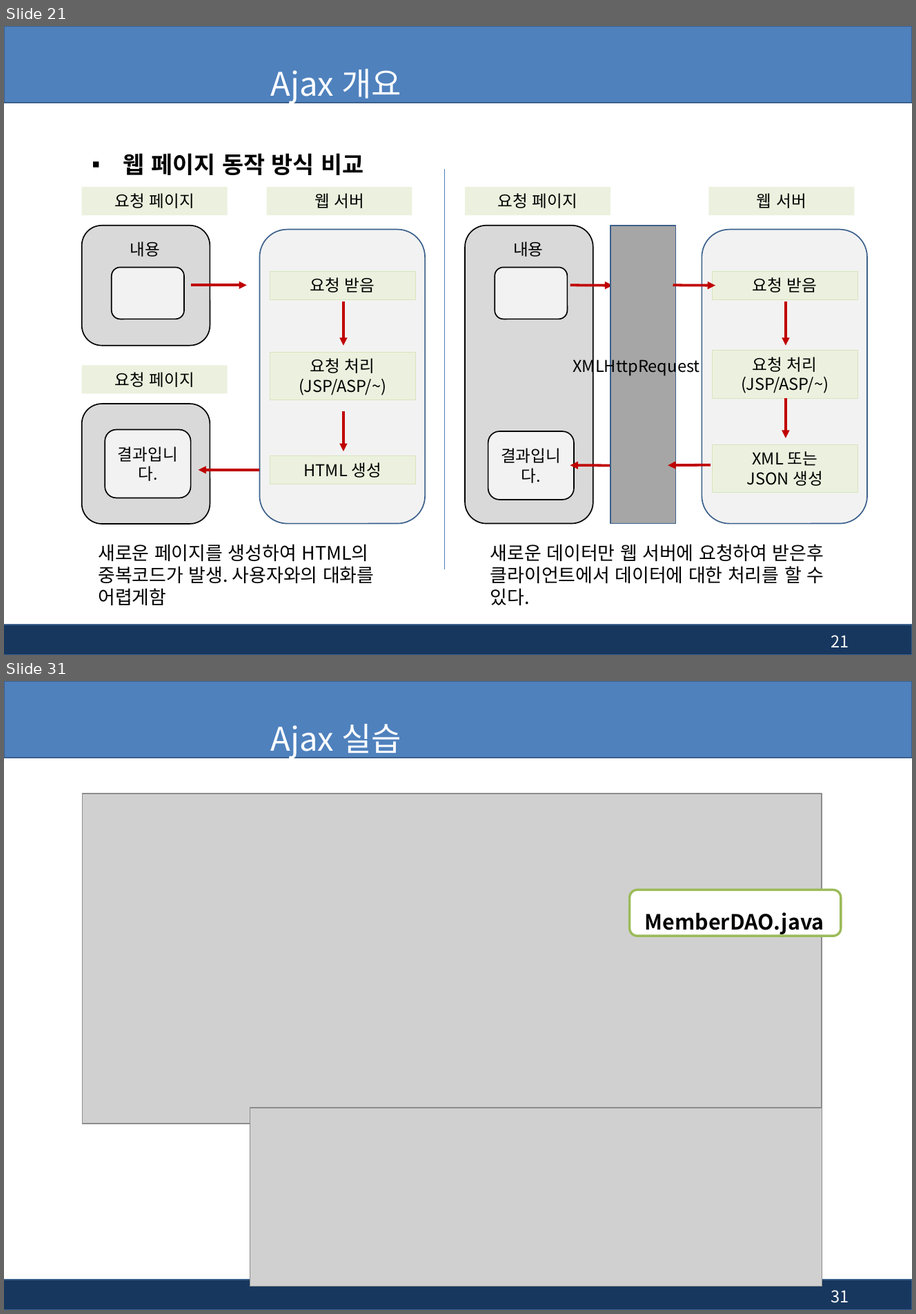
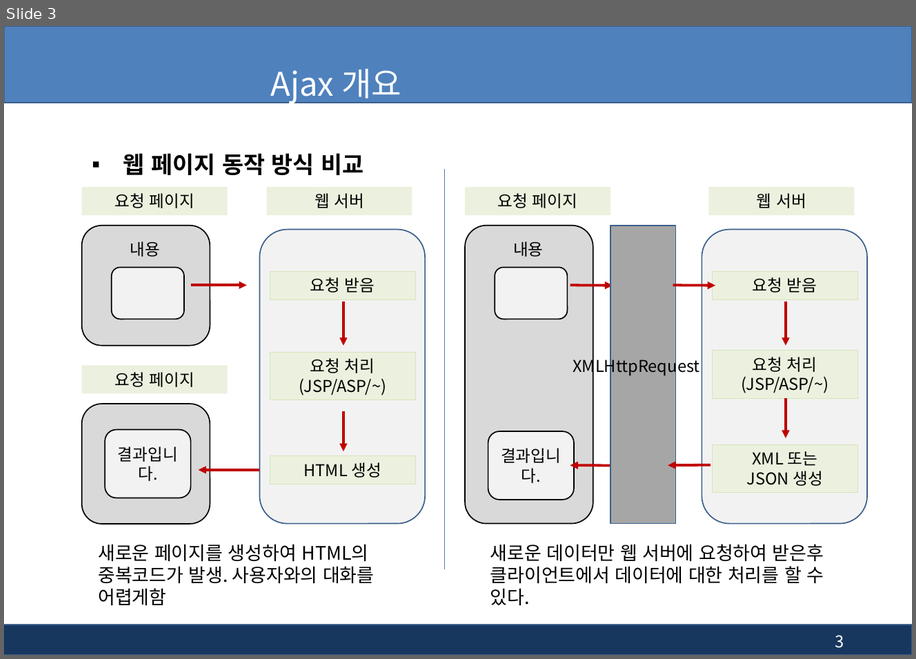
Before and after one commit to pshho/ngreen_project, a slide deck: jspWorks/자료/jsp_ppt/13장. jsp - 부트스트랩(Bootstrap), Ajax.pptx. Shown one above the other, each under a label of ours: slides 21 and 31 before the commit, slide 3 after it; the slides between them are not shown. The pictures are 916x1314 and 916x659 pixels, drawn with LibreOffice and Linux fonts; fonts in the diff are those of the drawing; grey boxes stand for pictures; background and template pictures are left out. Boxes give left, top, right and bottom in pixels: in the first picture for what was removed or moved away, otherwise in the second. Text is boxed around its words. In the diff, an @@ line names an element or a change of style, - is before the commit and + after.

```diff
--- a/jspWorks/자료/jsp_ppt/13장. jsp - 부트스트랩(Bootstrap), Ajax.pptx
+++ b/jspWorks/자료/jsp_ppt/13장. jsp - 부트스트랩(Bootstrap), Ajax.pptx
@@ slide 31 removed at [4, 681, 912, 1310], background #FFFFFF; not listed: 2 template elements that a slide beside it also shows @@
@@ title removed at [271, 724, 401, 759] @@
-Ajax 실습
@@ picture removed at [83, 793, 822, 1124] @@
@@ rounded rectangle removed at [629, 890, 841, 936] @@
-MemberDAO.java
@@ picture removed at [250, 1108, 822, 1286] @@
@@ page number removed at [831, 1290, 849, 1303] @@
-31
@@ what was slide 21 is now slide 3 @@
@@ page number at [835, 635, 844, 648]: text changed @@
-21
+3
```
Also in this commit, not shown: 6 slides changed, 3 slides added, 8 other slides removed, 17 other files.
